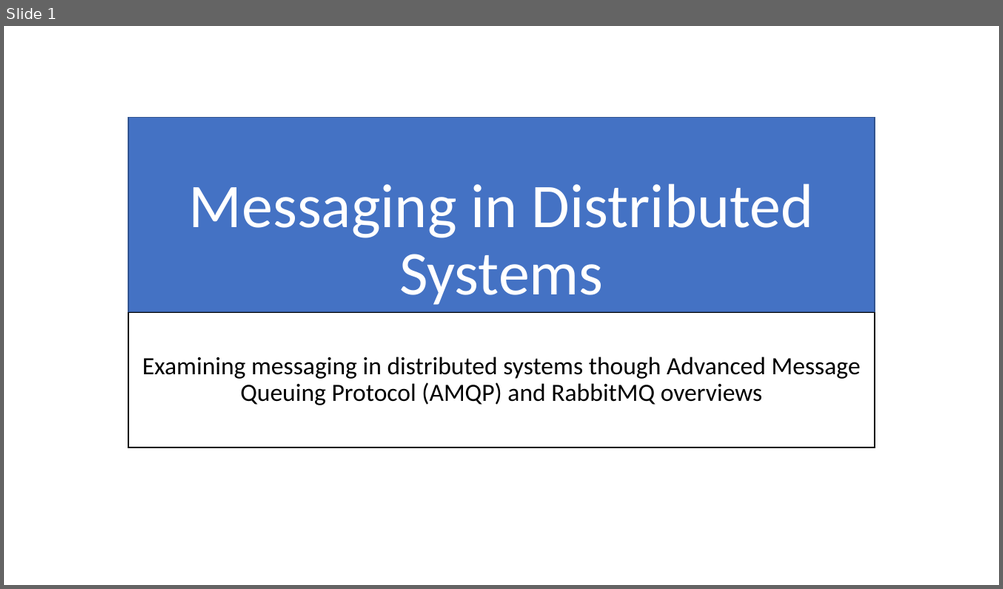
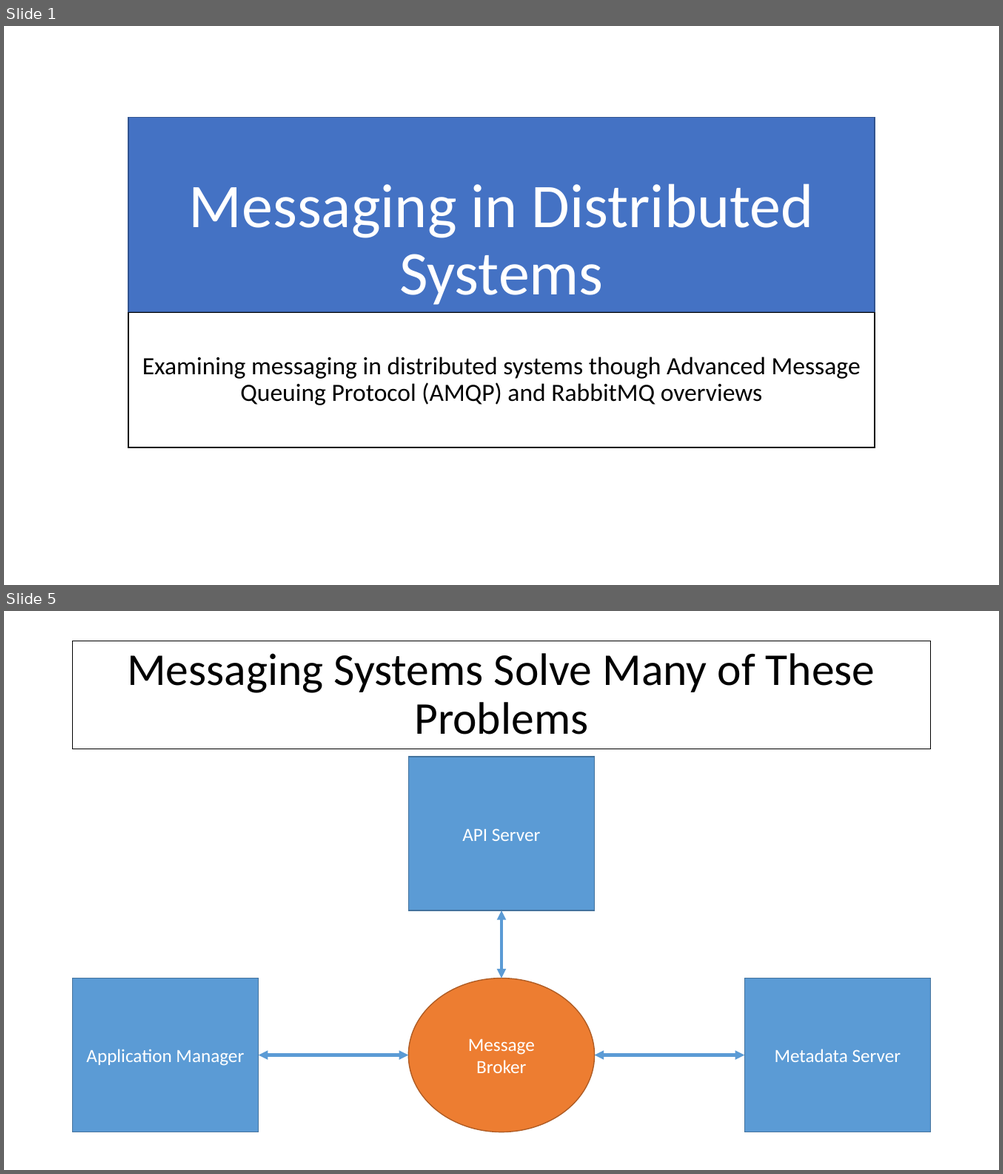
Before and after one commit to airavata-courses/airavata-courses.github.io, a slide deck: slides/CS649-Fall2017-MessagingAndMicroservices.pptx. Shown one above the other, each under a label of ours: slide 1 before the commit, slides 1 and 5 after it; the slides between them are not shown. The pictures are 1003x589 and 1003x1174 pixels, drawn with LibreOffice and Linux fonts; fonts in the diff are those of the drawing. Boxes give left, top, right and bottom in pixels: in the first picture for what was removed or moved away, otherwise in the second. Text is boxed around its words. In the diff, an @@ line names an element or a change of style, - is before the commit and + after.

```diff
--- a/slides/CS649-Fall2017-MessagingAndMicroservices.pptx
+++ b/slides/CS649-Fall2017-MessagingAndMicroservices.pptx
@@ slide 5 added at (4, 611, 999, 1170), background #FFFFFF @@
@@ title added at (73, 641, 930, 749), fill #FFFFFF, outline #000000 1 pt, 44 pt, text #000000 @@
+Messaging Systems Solve Many of These Problems
@@ rectangle added at (408, 757, 595, 910), fill #5B9BD5, outline #43739E 1 pt, 18 pt, text #FFFFFF @@
+API Server
@@ double arrow added from (502, 911) to (502, 979), #5B9BD5 3 pt @@
@@ rectangle added at (73, 979, 259, 1133), fill #5B9BD5, outline #43739E 1 pt, 18 pt, text #FFFFFF @@
+Application Manager
@@ ellipse added at (408, 979, 595, 1133), fill #ED7D31, outline #AF5C24 1 pt, 18 pt, text #FFFFFF @@
+Message Broker
@@ rectangle added at (744, 979, 930, 1133), fill #5B9BD5, outline #43739E 1 pt, 18 pt, text #FFFFFF @@
+Metadata Server
@@ double arrow added from (408, 1056) to (259, 1056), #5B9BD5 3 pt @@
@@ double arrow added from (744, 1056) to (595, 1056), #5B9BD5 3 pt @@
```
Also in this commit, not shown: 5 slides changed, 3 other slides added, 1 slide removed, 1 other file.
